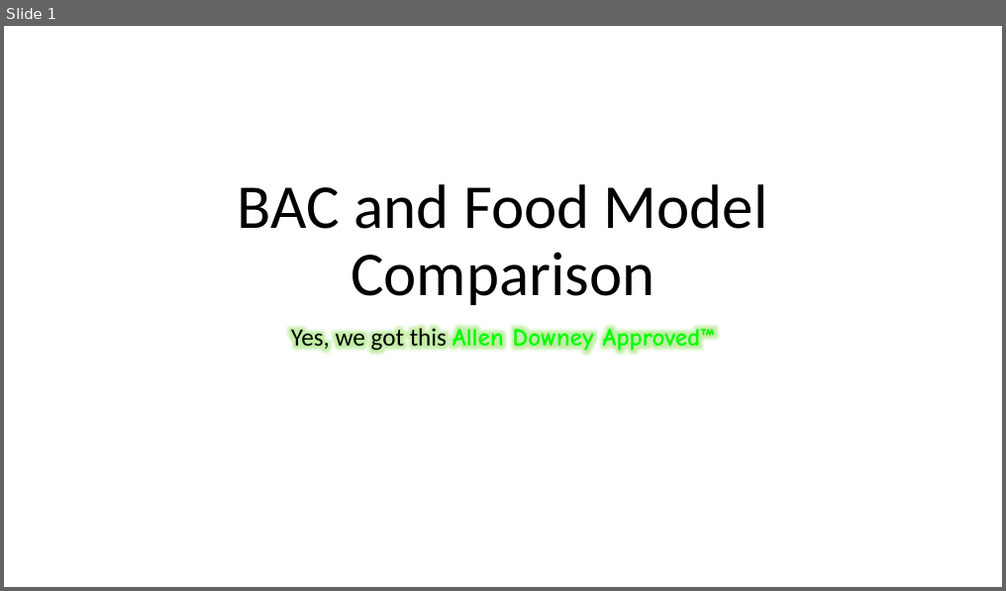
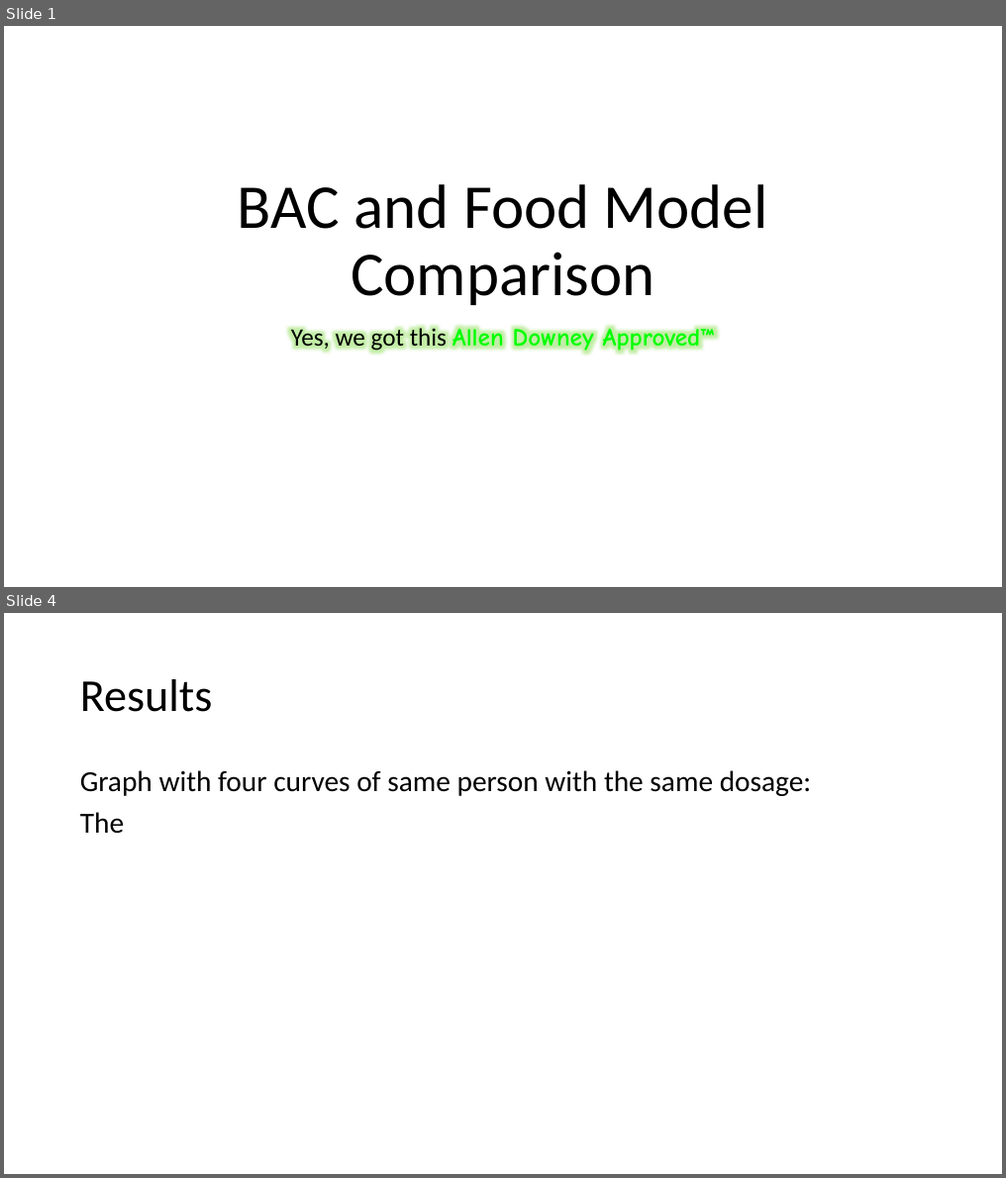
Before and after one commit to Utsav22G/bac_project, a slide deck: powerpoint.ppt.pptx. Shown one above the other, each under a label of ours: slide 1 before the commit, slides 1 and 4 after it; the slides between them are not shown. The pictures are 1006x591 and 1006x1178 pixels, drawn with LibreOffice and Linux fonts; fonts in the diff are those of the drawing. Boxes give left, top, right and bottom in pixels: in the first picture for what was removed or moved away, otherwise in the second. Text is boxed around its words. In the diff, an @@ line names an element or a change of style, - is before the commit and + after.

```diff
--- a/powerpoint.ppt.pptx
+++ b/powerpoint.ppt.pptx
@@ slide 4 added at [4,613,1002,1174], background #FFFFFF @@
@@ title added at [80,679,213,712], 44 pt, text #000000 @@
+Results
@@ text added at [80,770,812,834], 28 pt, text #000000 @@
+Graph with four curves of same person with the same dosage:
+The
```
Also in this commit, not shown: 2 slides changed, 1 other slide added, 2 slides removed.
